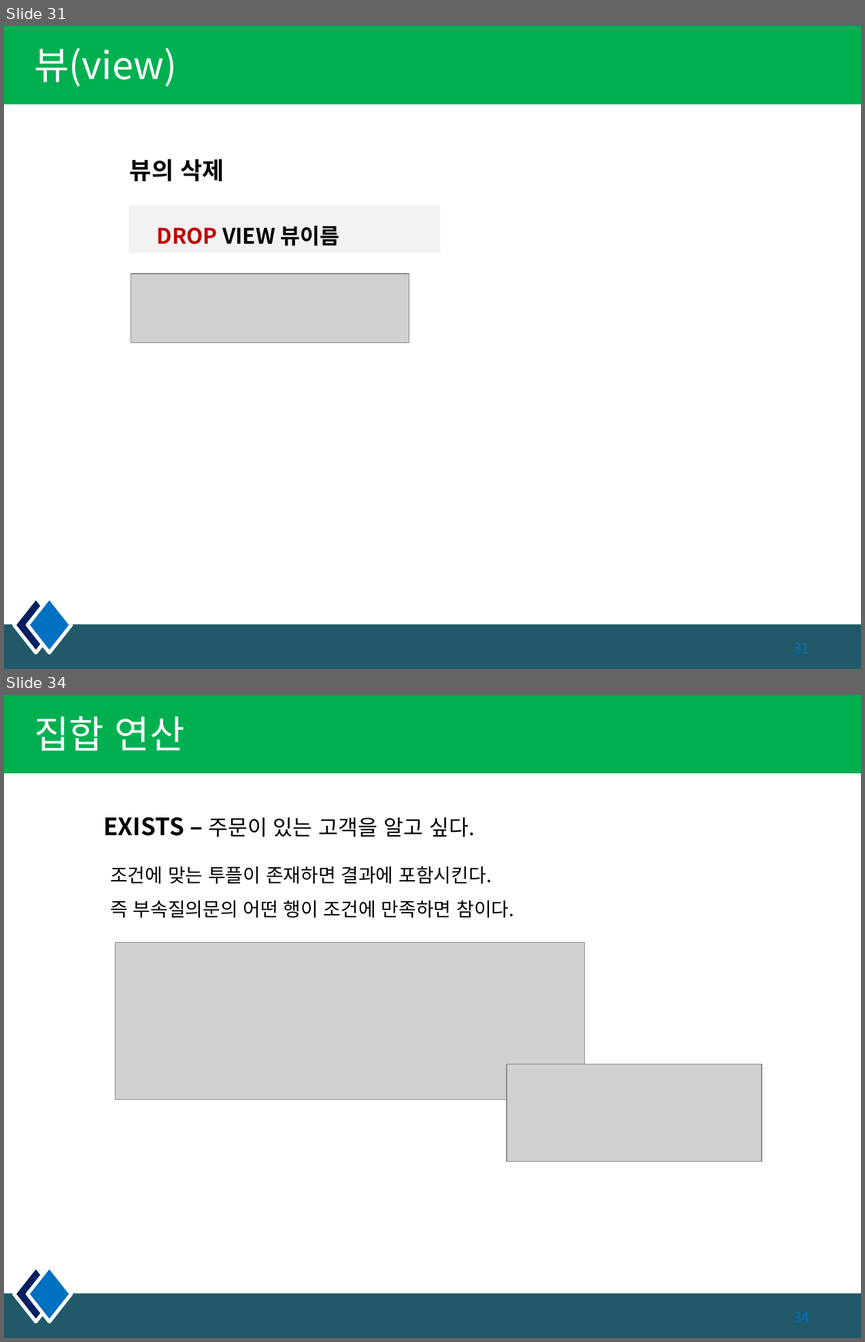
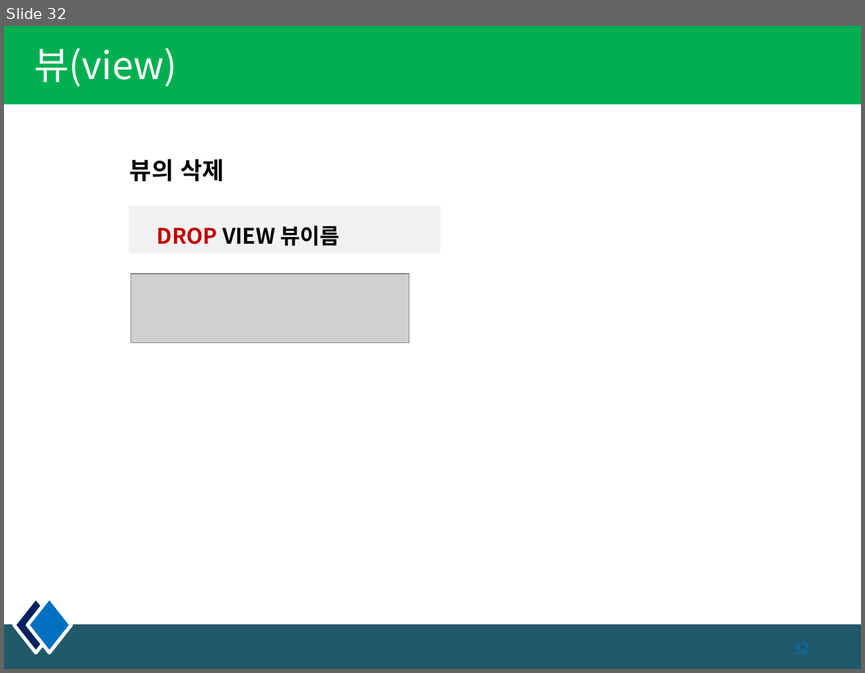
Before and after one commit to kiyongee2/green_project_web, a slide deck: db_ppt/4장. select_join.pptx. Shown one above the other, each under a label of ours: slides 31 and 34 before the commit, slide 32 after it; the slides between them are not shown. The pictures are 865x1342 and 865x673 pixels, drawn with LibreOffice and Linux fonts; fonts in the diff are those of the drawing; grey boxes stand for pictures. Boxes give left, top, right and bottom in pixels: in the first picture for what was removed or moved away, otherwise in the second. Text is boxed around its words. In the diff, an @@ line names an element or a change of style, - is before the commit and + after.

```diff
--- a/db_ppt/4장. select_join.pptx
+++ b/db_ppt/4장. select_join.pptx
@@ slide 34 removed at (4,695,861,1338), background #FFFFFF; not listed: 4 template elements that a slide beside it also shows @@
@@ title removed at (34,716,185,751) @@
-집합 연산
@@ text removed at (103,817,475,837) @@
-EXISTS – 주문이 있는 고객을 알고 싶다.
@@ text removed at (110,866,514,918) @@
-조건에 맞는 투플이 존재하면 결과에 포함시킨다.
-즉 부속질의문의 어떤 행이 조건에 만족하면 참이다.
@@ picture removed at (116,942,585,1098) @@
@@ picture removed at (507,1064,762,1161) @@
@@ what was slide 31 is now slide 32 @@
```
Also in this commit, not shown: 4 slides changed, 3 slides added, 3 other slides removed, 2 other files.
